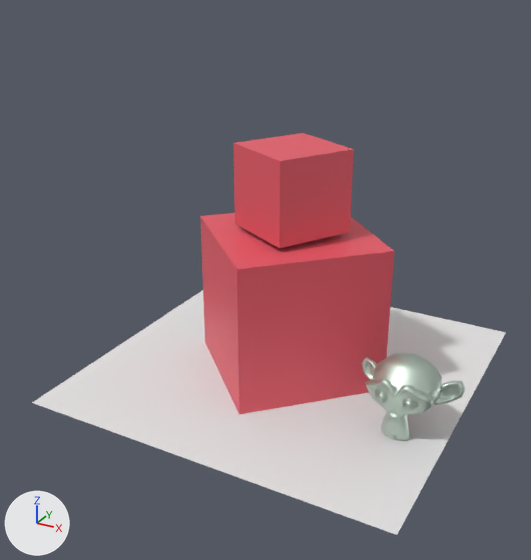
An edit to the glTF model public/models/untitled.glb, drawn before and after from the same camera.
One viewpoint serves both versions: a 50 mm lens placed at (4.09, -8.14, 4.31), pointed at (-0.13, -0.47, 0.47). Lighting does not change. The marker at lower left points along +X, +Y and +Z. Where no turn or scale is listed for an object, it has been applied to the vertices. Vertices at the same position are counted once.
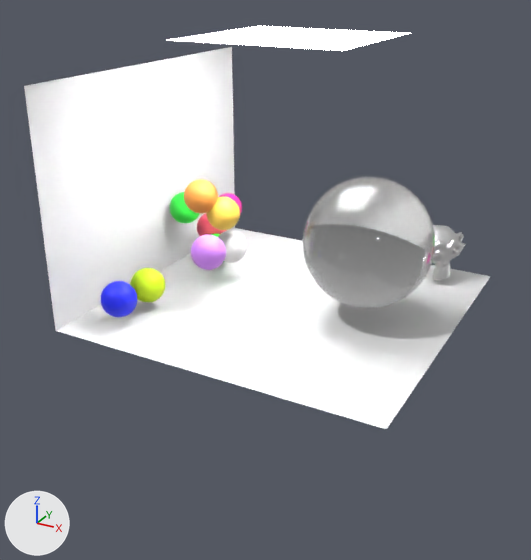
Boxes [x1, y1, x2, y2] around the edits, measured in the pictures (531 x 560 px):
'Plane', reshaped, moved, rescaled (56% taller)
    before: [32, 290, 506, 535]
    after: [24, 47, 491, 429]
'Cube', deleted (red)
    before: [200, 213, 394, 414]
'Sphere.010', added
    after: [302, 177, 435, 309]
'Cube.001', deleted (red)
    before: [233, 133, 354, 248]
'Suzanne', surface changed, recoloured, moved, turned, rescaled
    before: [361, 353, 465, 441]
    after: [432, 225, 466, 280]
'Plane.001', added
    after: [169, 26, 411, 51]
'Sphere.008', added (blue)
    after: [101, 281, 137, 317]
'Sphere', added (purple)
    after: [191, 235, 226, 270]
'Sphere.009', added (green)
    after: [130, 268, 165, 302]
'Sphere.001', added
    after: [184, 179, 218, 213]
'Sphere.005', added (yellow)
    after: [206, 197, 240, 230]
'Sphere.002', added
    after: [218, 230, 247, 263]
'Sphere.003', added (green)
    after: [170, 192, 200, 223]
'Sphere.006', added
    after: [197, 214, 227, 236]
'Sphere.007', added
    after: [219, 193, 242, 215]
'Sphere.004', added
    after: [211, 234, 225, 262]
part 1 of me_plane, added
    after: [24, 47, 235, 330]

What changed in the scene script:
```text
Change mat_material_001:
    mat_material_001.metallic: 0.83 -> 0.0
    add mat_material_001.emission_strength = 15.7
Change me_plane:
    where me_plane.from_pydata(...)  # 4 vertices, 2 faces; spans x -1.0..1.0, y -1.0..1.0, z 0.0
    used by ob_plane; location = (0.0, 0.0, -0.99); scale = (2.48, 2.48, 2.48)
    verts and faces of me_plane; kept vertices keep their numbers, new ones are numbered from 4
    me_plane part 1
    add verts[4] = (-1.0, -1.0, 1.37)  # pixel (24, 85)
    add verts[5] = (-1.0, 1.0, 1.37)  # pixel (231, 46)
    add faces += [(0, 2, 5), (0, 5, 4)]
    add me_plane.materials.append(mat_material_002)  # white #e7e7e7
Change me_suzanne:
    where me_suzanne.from_pydata(...)  # 505 vertices, 968 faces; spans x -1.37..1.37, y -0.85..0.85, z -0.98..0.98
    remove me_suzanne.materials.append(mat_material_001)  # white #d7e7db
    add me_suzanne.materials.append(mat_material_014)  # white #e7e7e7
Add me_plane_001:
    me_plane_001.from_pydata([(-1.09, -1.09, 0.0), (1.09, -1.09, 0.0), (-1.09, 1.09, 0.0), (1.09, 1.09, 0.0)], [], [(0, 1, 3), (0, 3, 2)])
    me_plane_001.materials.append(mat_material_001)  # white #d7e7db
Remove ob_cube:
    ob_cube = bpy.data.objects.new('Cube', me_cube)
Remove ob_cube_001:
    ob_cube_001 = bpy.data.objects.new('Cube.001', me_cube_001)
Change ob_plane:
    ob_plane.location: (0.0, 0.0, -0.99) -> (0.0, 0.0, 0.0)
    ob_plane.scale: (2.48, 2.48, 2.48) -> (2.19, 2.19, 2.19)
Change ob_suzanne:
    ob_suzanne.location: (1.9, -0.65, -0.54) -> (1.48, 1.75, 0.41)
    ob_suzanne.rotation_euler: (0.0, 0.0, 0.0) -> (0.0, 0.0, 0.775)  # degrees (0, 0, 0) -> degrees (0, 0, 44)
    ob_suzanne.scale: (0.483, 0.483, 0.483) -> (0.374, 0.374, 0.374)
Add ob_sphere_010:
    ob_sphere_010 = bpy.data.objects.new('Sphere.010', me_sphere_010)  # a UV sphere (32 segments, 16 rings, poles along z) spanning x -0.82..0.82, y -0.82..0.82, z -0.82..0.82; in mat_material_004 (white #e7e7e7)
    ob_sphere_010.location = (1.07, 0.0, 1.05)
Add ob_sphere_009:
    ob_sphere_009 = bpy.data.objects.new('Sphere.009', me_sphere_009)  # a UV sphere (32 segments, 16 rings, poles along z) spanning x -0.23..0.23, y -0.23..0.23, z -0.23..0.23; in mat_material_012 (green #c4e705)
    ob_sphere_009.location = (-1.57, -1.08, 0.33)
Add ob_sphere_008:
    ob_sphere_008 = bpy.data.objects.new('Sphere.008', me_sphere_008)  # a UV sphere (32 segments, 16 rings, poles along z) spanning x -0.23..0.23, y -0.23..0.23, z -0.23..0.23; in mat_material_013 (blue #0c1ee7)
    ob_sphere_008.location = (-1.59, -1.64, 0.35)
Add ob_sphere_007:
    ob_sphere_007 = bpy.data.objects.new('Sphere.007', me_sphere_007)  # a UV sphere (32 segments, 16 rings, poles along z) spanning x -0.23..0.23, y -0.23..0.23, z -0.23..0.23; in mat_material_008 (pink #e728a4)
    ob_sphere_007.location = (-1.86, 1.43, 0.64)
Add ob_sphere_006:
    ob_sphere_006 = bpy.data.objects.new('Sphere.006', me_sphere_006)  # a UV sphere (32 segments, 16 rings, poles along z) spanning x -0.23..0.23, y -0.23..0.23, z -0.23..0.23; in mat_material_005 (red #e74e66)
    ob_sphere_006.location = (-1.75, 0.78, 0.53)
Add ob_sphere_005:
    ob_sphere_005 = bpy.data.objects.new('Sphere.005', me_sphere_005)  # a UV sphere (32 segments, 16 rings, poles along z) spanning x -0.23..0.23, y -0.23..0.23, z -0.23..0.23; in mat_material_010 (yellow #e7c548)
    ob_sphere_005.location = (-1.04, -0.01, 1.1)
Add ob_sphere_004:
    ob_sphere_004 = bpy.data.objects.new('Sphere.004', me_sphere_004)  # a UV sphere (32 segments, 16 rings, poles along z) spanning x -0.23..0.23, y -0.23..0.23, z -0.23..0.23; in mat_material_009 (green #26e721)
    ob_sphere_004.location = (-1.52, 0.53, 0.3)
Add ob_sphere_003:
    ob_sphere_003 = bpy.data.objects.new('Sphere.003', me_sphere_003)  # a UV sphere (32 segments, 16 rings, poles along z) spanning x -0.23..0.23, y -0.23..0.23, z -0.23..0.23; in mat_material_006 (green #31e742)
    ob_sphere_003.location = (-1.92, 0.35, 0.94)
Add ob_sphere_002:
    ob_sphere_002 = bpy.data.objects.new('Sphere.002', me_sphere_002)  # a UV sphere (32 segments, 16 rings, poles along z) spanning x -0.23..0.23, y -0.23..0.23, z -0.23..0.23
    ob_sphere_002.location = (-1.04, 0.18, 0.55)
Add ob_sphere_001:
    ob_sphere_001 = bpy.data.objects.new('Sphere.001', me_sphere_001)  # a UV sphere (32 segments, 16 rings, poles along z) spanning x -0.23..0.23, y -0.23..0.23, z -0.23..0.23; in mat_material_007 (orange #e7983f)
    ob_sphere_001.location = (-1.29, -0.17, 1.34)
Add ob_sphere:
    ob_sphere = bpy.data.objects.new('Sphere', me_sphere)  # a UV sphere (32 segments, 16 rings, poles along z) spanning x -0.23..0.23, y -0.23..0.23, z -0.23..0.23; in mat_material_011 (purple #c67fe7)
    ob_sphere.location = (-0.86, -0.67, 0.79)
Add ob_plane_001:
    ob_plane_001 = bpy.data.objects.new('Plane.001', me_plane_001)
    ob_plane_001.location = (0.0, 0.0, 3.45)
```
